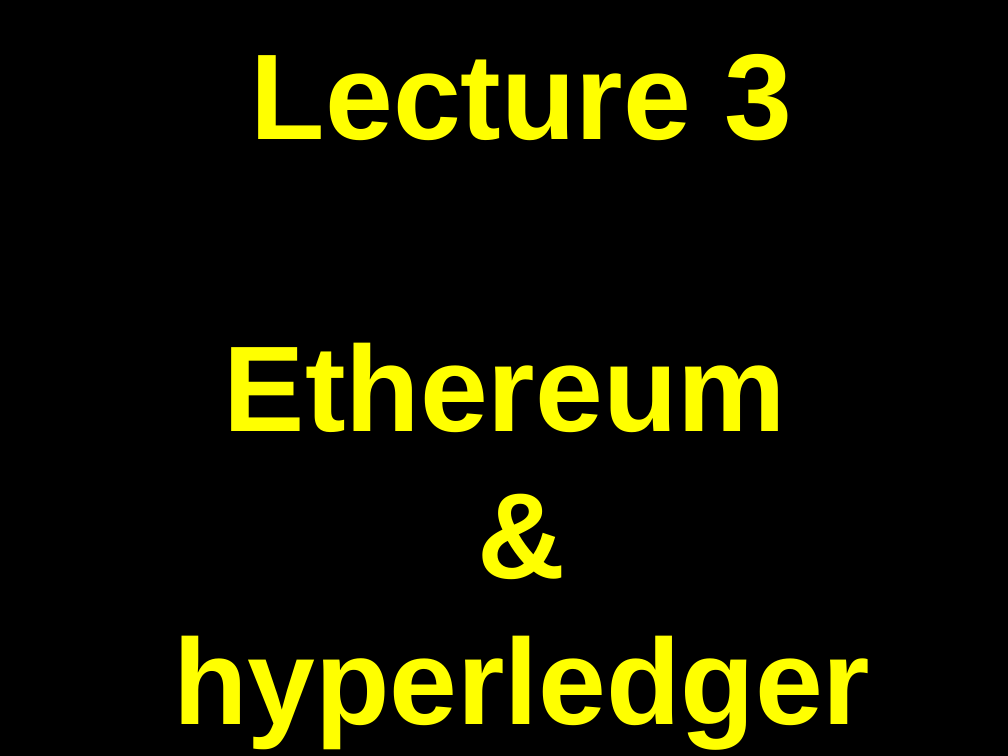
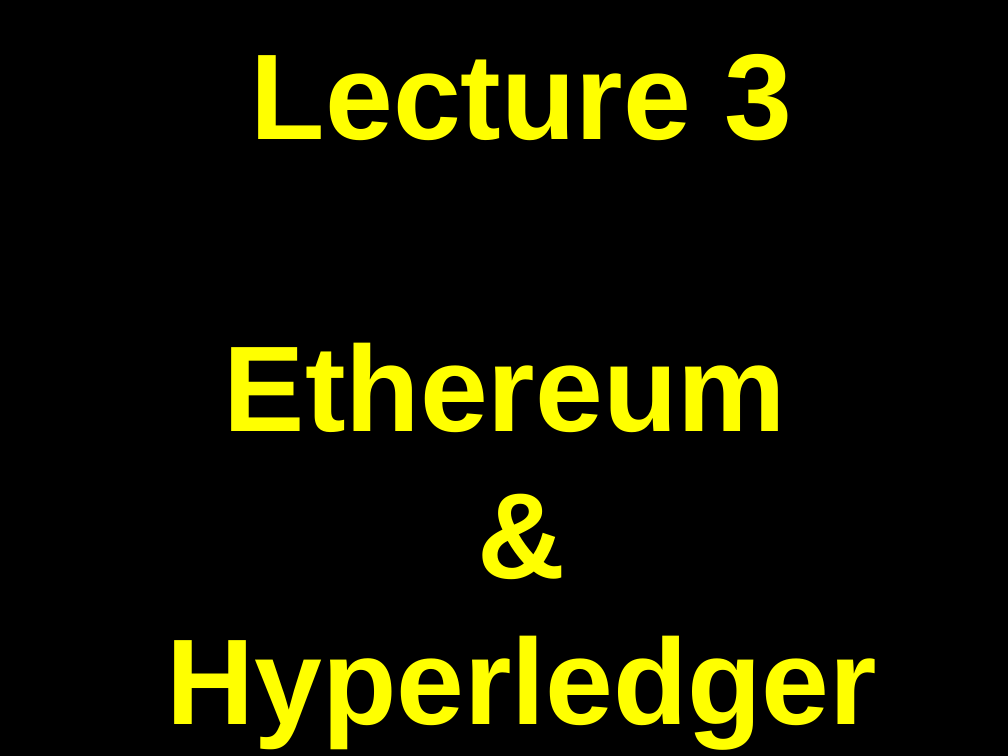
Before and after one commit to tarekbadrshalaan/blockchain-crash-course, a slide deck: slide 1 of lec_3/lec_3.odp. Drawn at 1008x756 pixels with LibreOffice and Linux fonts; fonts in the diff are those of the drawing. Boxes give left, top, right and bottom in pixels: in the first picture for what was removed or moved away, otherwise in the second. Text is boxed around its words. In the diff, an @@ line names an element or a change of style, - is before the commit and + after.

```diff
--- a/lec_3/lec_3.odp
+++ b/lec_3/lec_3.odp
@@ text at (166,635,877,746): text changed @@
-&
-hyperledger
+&
+Hyperledger
```
Also in this commit, not shown: 21 slides added, 1 slide removed.
